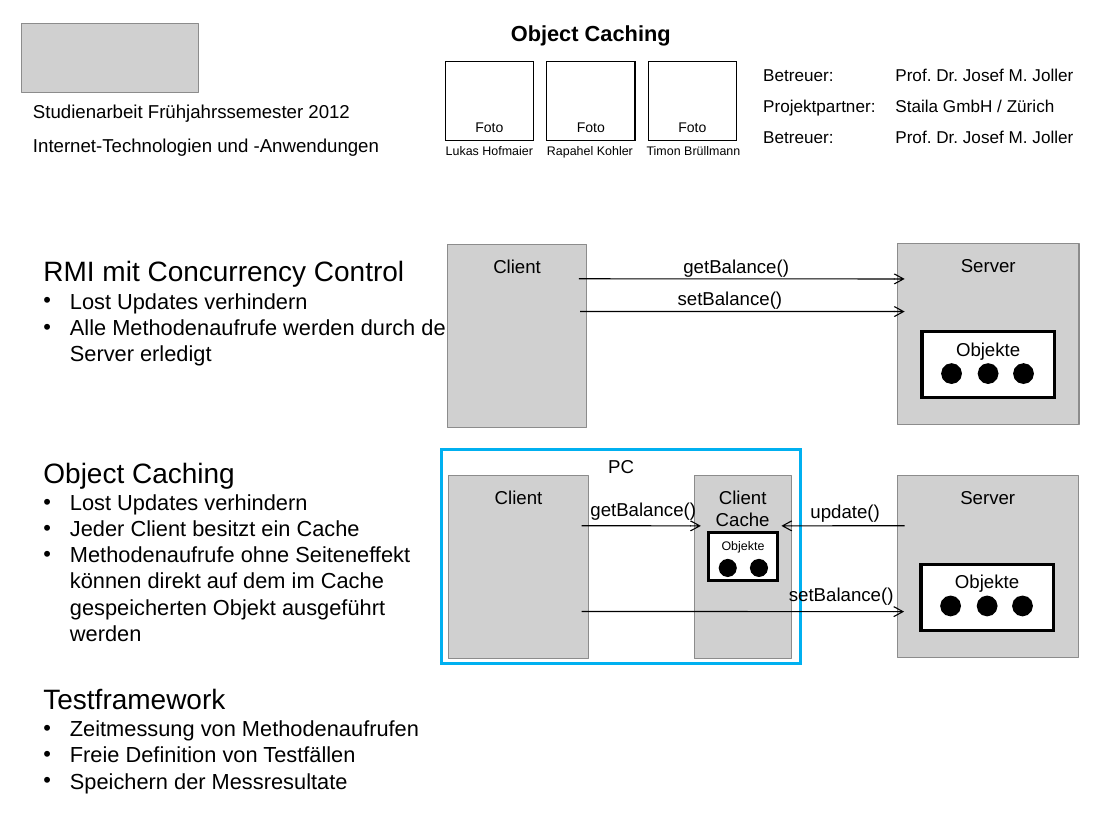
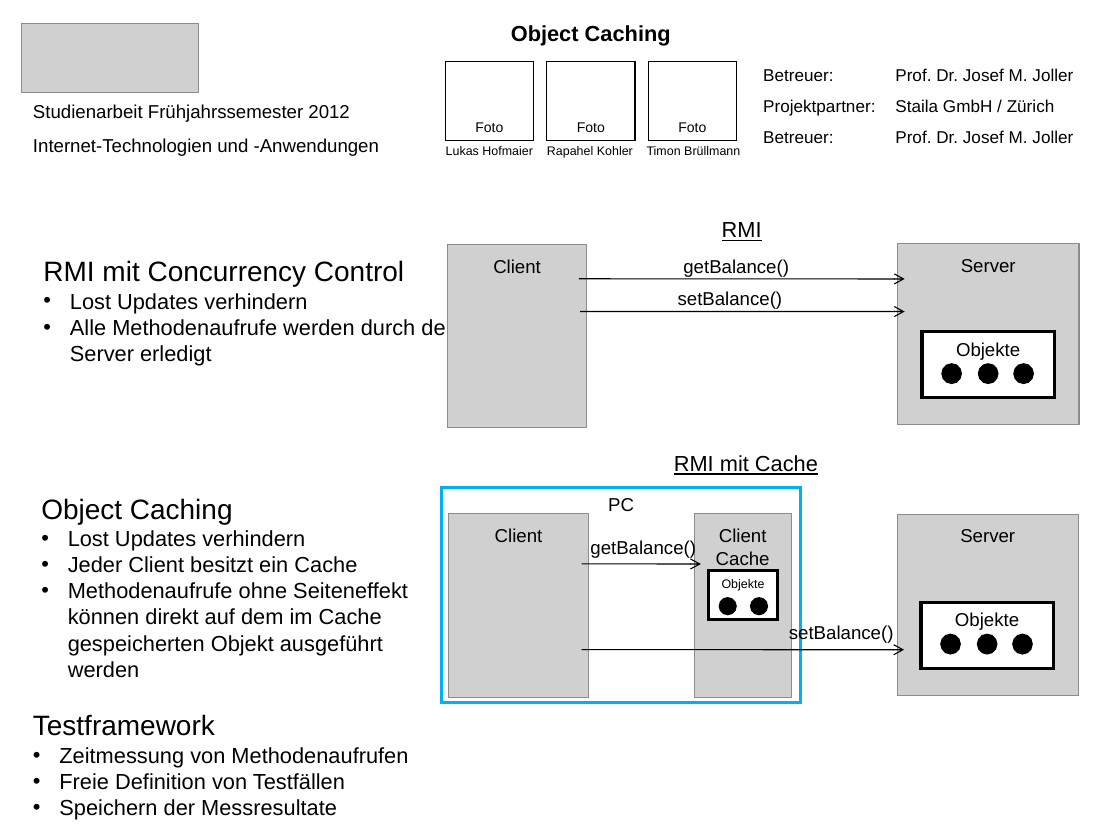
Before and after one commit to Hofmaier/ObjectCaching, a slide deck: slide 1 of doc/SoftwareManagement/Poster_deutsch.ppt. Drawn at 1120x840 pixels with LibreOffice and Linux fonts; fonts in the diff are those of the drawing; grey boxes stand for pictures. Boxes give left, top, right and bottom in pixels: in the first picture for what was removed or moved away, otherwise in the second. Text is boxed around its words. In the diff, an @@ line names an element or a change of style, - is before the commit and + after.

Commit message:
redesign of the poster

```diff
--- a/doc/SoftwareManagement/Poster_deutsch.ppt
+++ b/doc/SoftwareManagement/Poster_deutsch.ppt
@@ text added at (x1=722, y1=222, x2=762, y2=241), 14 pt, text #000000, underline @@
+RMI
@@ text added at (x1=674, y1=455, x2=818, y2=475), 14 pt, text #000000, underline @@
+RMI mit Cache
@@ text "Object Caching" rewrapped from (x1=70, y1=494, x2=410, y2=619) to (x1=41, y1=498, x2=408, y2=655) @@
@@ text removed at (x1=810, y1=504, x2=879, y2=522) @@
-update()
@@ arrow removed from (905, 525) to (782, 526) @@
@@ 5 texts, 5 ellipses, 3 pictures, 3 rectangles, 2 arrows moved together from (x1=441, y1=449, x2=1077, y2=664) to (x1=441, y1=487, x2=1077, y2=702) @@
@@ text "Testframework" moved from (x1=43, y1=688, x2=419, y2=793) to (x1=33, y1=714, x2=408, y2=820) @@
```
